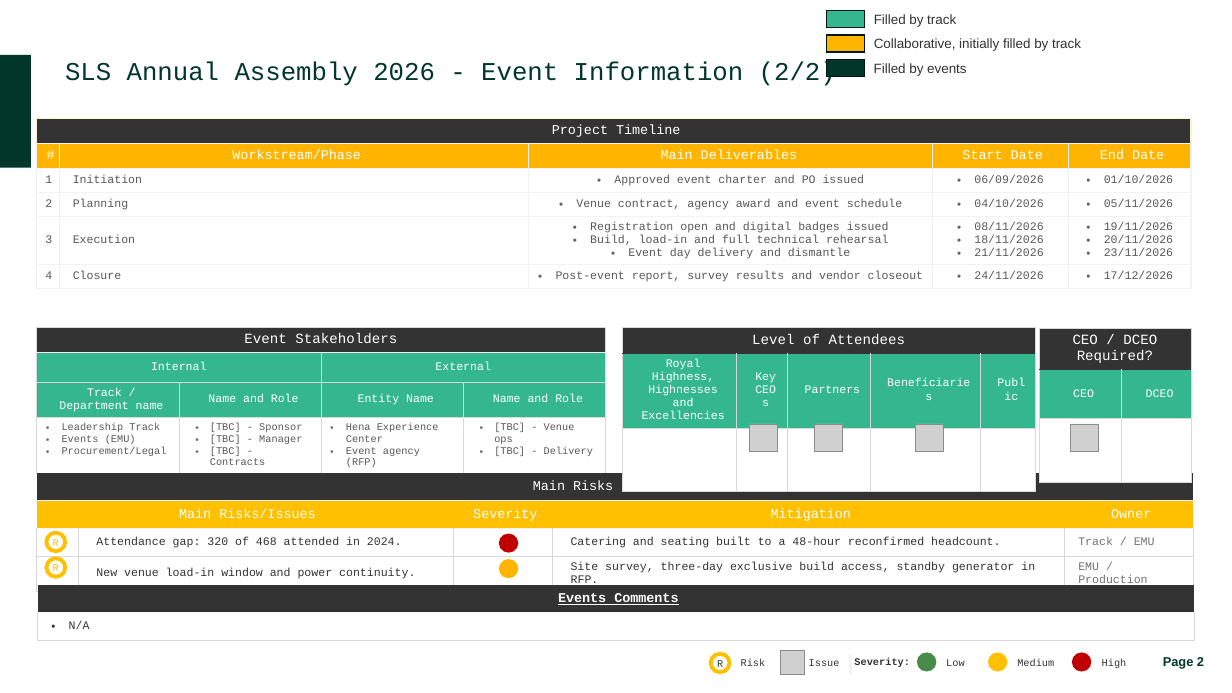
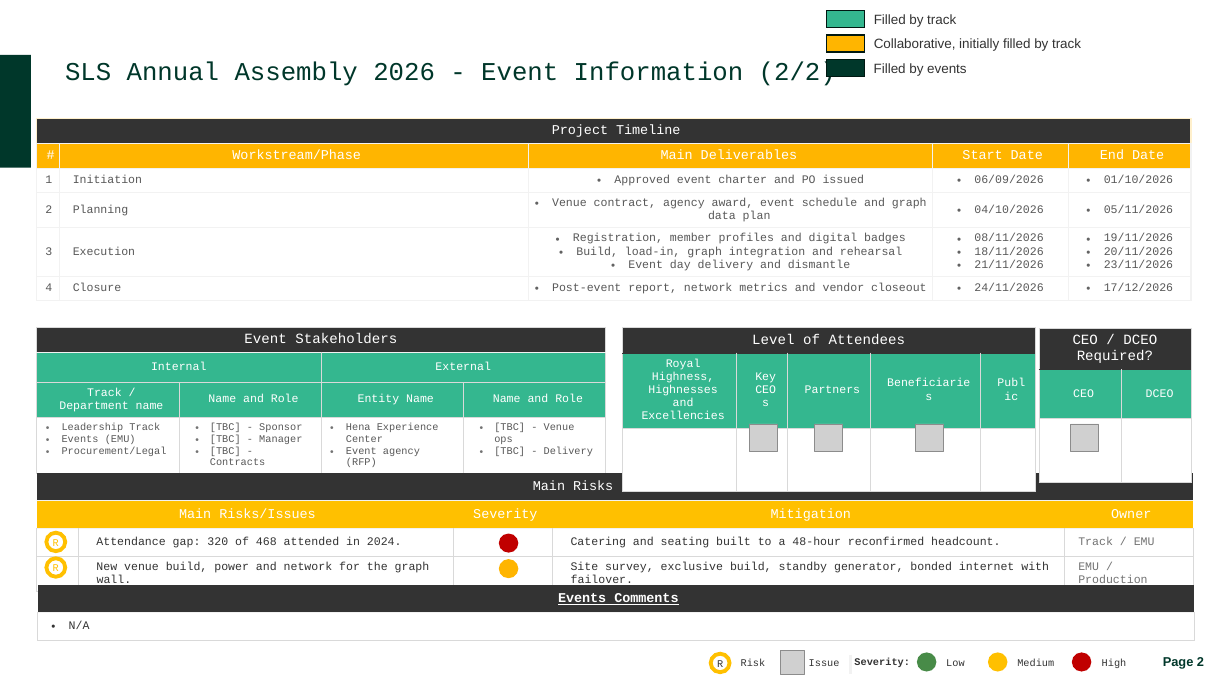
Before and after one commit to bandarMi/QAFZA-4.0, a slide deck: slide 2 of events/sls-annual-assembly-2026/SLS_Annual_Assembly_2026_Event_Charter.pptx. Drawn at 1232x693 pixels with LibreOffice and Linux fonts; fonts in the diff are those of the drawing; grey boxes stand for pictures; background and template pictures are left out. Boxes give left, top, right and bottom in pixels: in the first picture for what was removed or moved away, otherwise in the second. Text is boxed around its words. In the diff, an @@ line names an element or a change of style, - is before the commit and + after.

```diff
--- a/events/sls-annual-assembly-2026/SLS_Annual_Assembly_2026_Event_Charter.pptx
+++ b/events/sls-annual-assembly-2026/SLS_Annual_Assembly_2026_Event_Charter.pptx
@@ table at <box>37,118,1192,298</box> @@
-row 4, column 3: Venue contract, agency award and event schedule
+row 4, column 3: Venue contract, agency award, event schedule and graph data plan
-row 5, column 3: Registration open and digital badges issued / Build, load-in and full technical rehearsal / Event day delivery and dismantle
+row 5, column 3: Registration, member profiles and digital badges / Build, load-in, graph integration and rehearsal / Event day delivery and dismantle
-row 6, column 3: Post-event report, survey results and vendor closeout
+row 6, column 3: Post-event report, network metrics and vendor closeout
@@ table at <box>37,473,1194,591</box> @@
-row 4, column 2: New venue load-in window and power continuity.
+row 4, column 2: New venue build, power and network for the graph wall.
-row 4, column 4: Site survey, three-day exclusive build access, standby generator in RFP.
+row 4, column 4: Site survey, exclusive build, standby generator, bonded internet with failover.
```
Also in this commit, not shown: 1 other slide changed, 4 other files.
